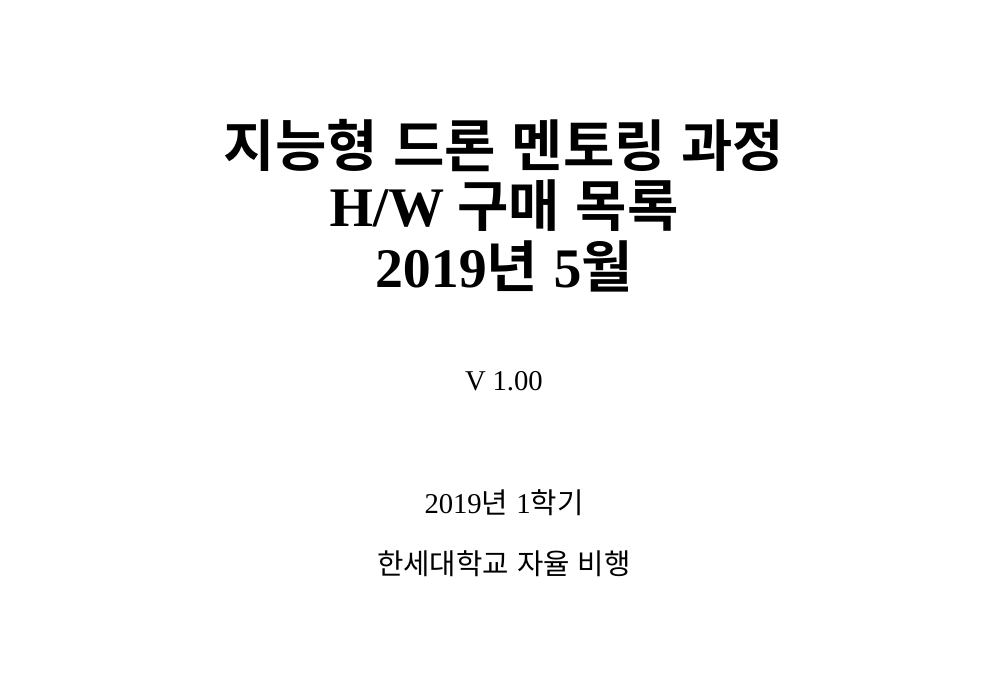
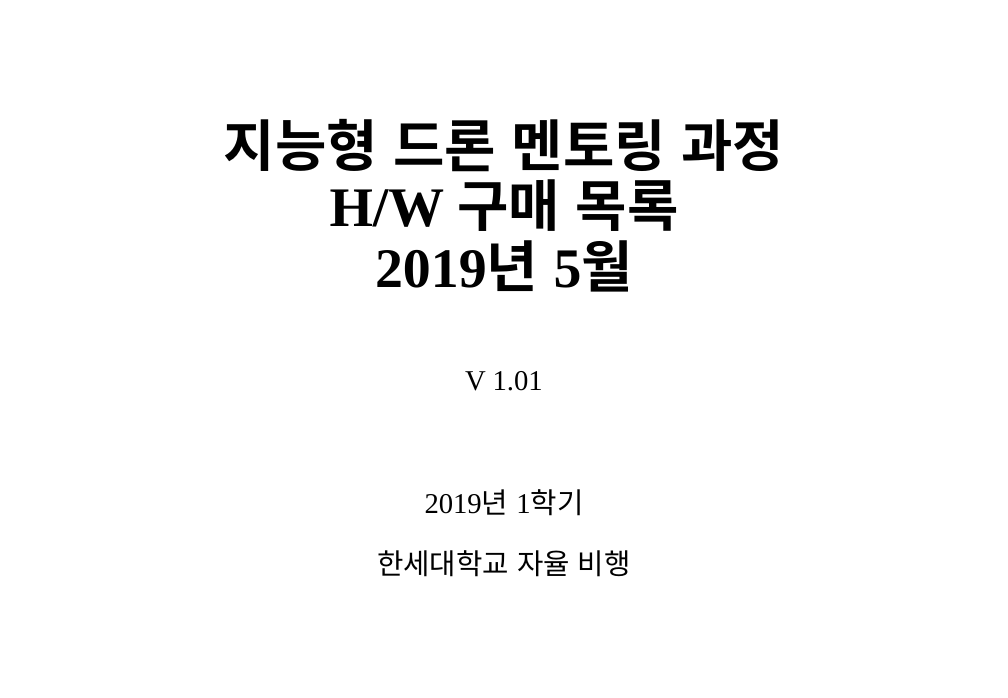
Before and after one commit to sunabove/autopilot_doc, a slide deck: slide 1 of 120 구매/107 지능형 드론 멘토링 HW 구매 목록 19년 5월 V1.0.pptx. Drawn at 1008x698 pixels with LibreOffice and Linux fonts; fonts in the diff are those of the drawing. Boxes give left, top, right and bottom in pixels: in the first picture for what was removed or moved away, otherwise in the second. Text is boxed around its words. In the diff, an @@ line names an element or a change of style, - is before the commit and + after.

```diff
--- a/120 구매/107 지능형 드론 멘토링 HW 구매 목록 19년 5월 V1.0.pptx
+++ b/120 구매/107 지능형 드론 멘토링 HW 구매 목록 19년 5월 V1.0.pptx
@@ subtitle at <box>465,371,543,391</box>: text changed @@
-V 1.00
+V 1.01
```
Also in this commit, not shown: 7 other slides changed, 1 slide added, 6 other files.
